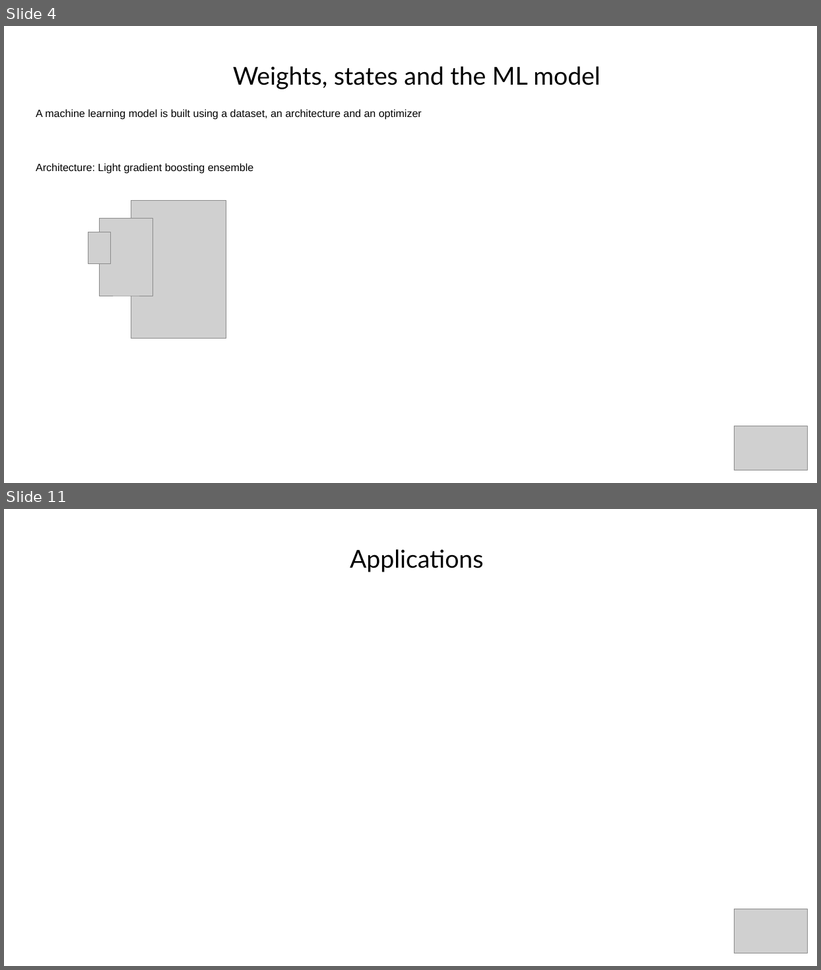
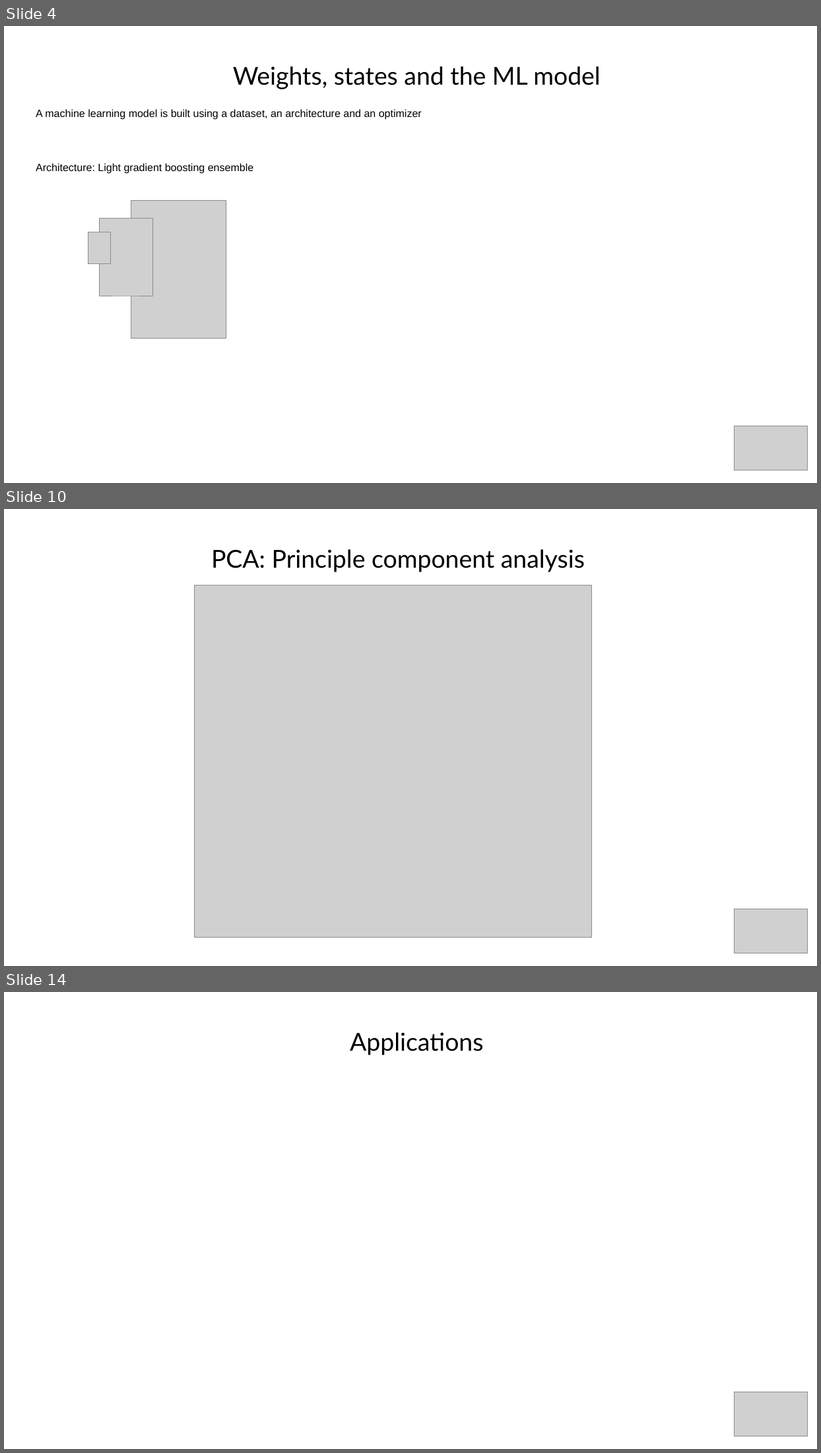
Before and after one commit to akinwilson/heed, a slide deck: representation-learning.odp. Shown one above the other, each under a label of ours: slides 4 and 11 before the commit, slides 4, 10 and 14 after it; the slides between them are not shown. The pictures are 821x970 and 821x1453 pixels, drawn with LibreOffice and Linux fonts; fonts in the diff are those of the drawing; grey boxes stand for pictures; background and template pictures are left out. Boxes give left, top, right and bottom in pixels: in the first picture for what was removed or moved away, otherwise in the second. Text is boxed around its words. In the diff, an @@ line names an element or a change of style, - is before the commit and + after.

```diff
--- a/representation-learning.odp
+++ b/representation-learning.odp
@@ slide 10 added at [4,509,817,966], background #FFFFFF @@
@@ title added at [211,549,585,572], 28 pt, text #000000 @@
+PCA: Principle component analysis
@@ picture added at [195,586,591,938] @@
@@ picture added at [735,909,808,954] @@
@@ what was slide 11 is now slide 14 @@
```
Also in this commit, not shown: 4 slides changed, 4 other slides added, 2 slides removed.
